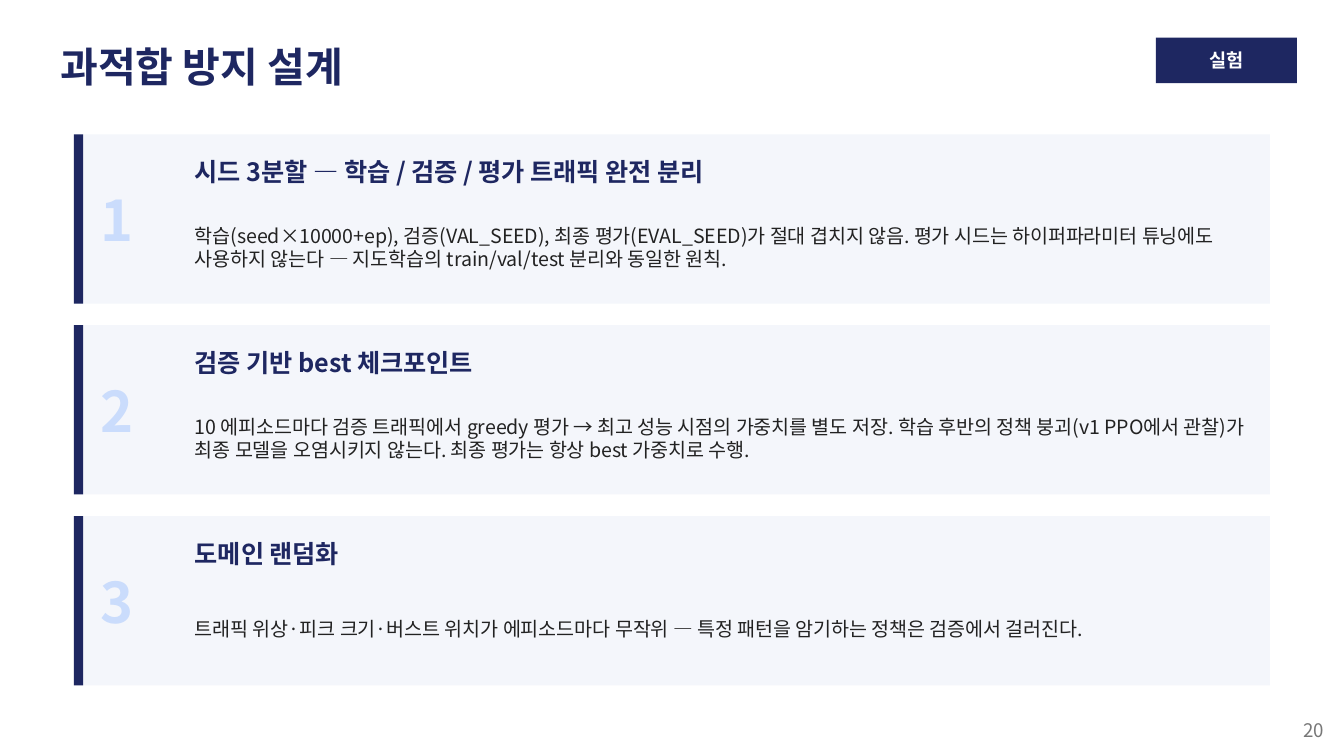
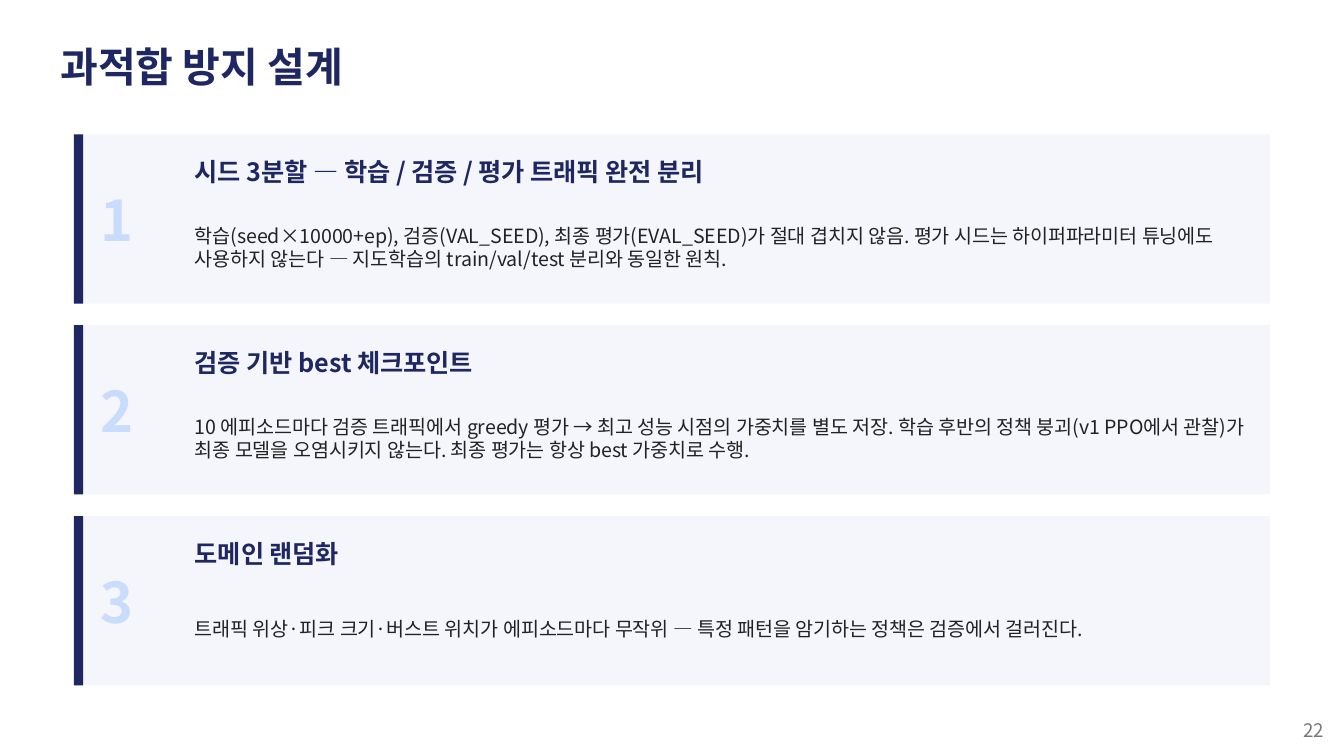
Before and after one commit to zzangdol1029/reinforce, a slide deck: slide 22 of autoscaling-rl/autoscaling_rl_발표.pptx (slide 20 before the commit). Drawn at 1344x756 pixels with LibreOffice and Linux fonts; fonts in the diff are those of the drawing. Boxes give left, top, right and bottom in pixels: in the first picture for what was removed or moved away, otherwise in the second. Text is boxed around its words. In the diff, an @@ line names an element or a change of style, - is before the commit and + after.

```diff
--- a/autoscaling-rl/autoscaling_rl_발표.pptx
+++ b/autoscaling-rl/autoscaling_rl_발표.pptx
@@ rectangle removed at [1156,38,1297,83] @@
@@ text removed at [1209,51,1243,69] @@
-실험
@@ text at [1303,723,1324,737]: text changed @@
-20
+22
```
Also in this commit, not shown: 24 other slides changed, 3 slides added, 1 slide removed, 2 other files.
